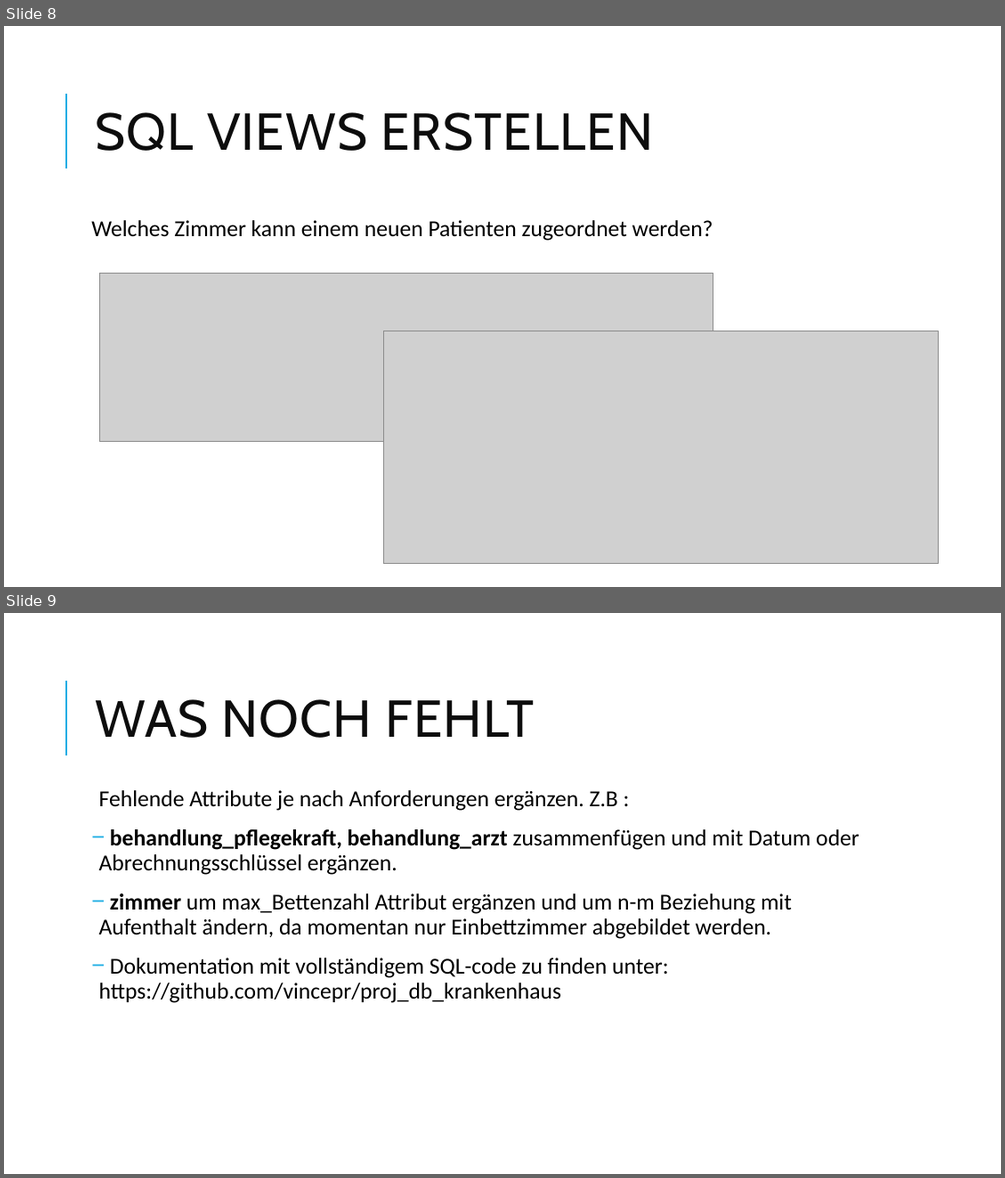
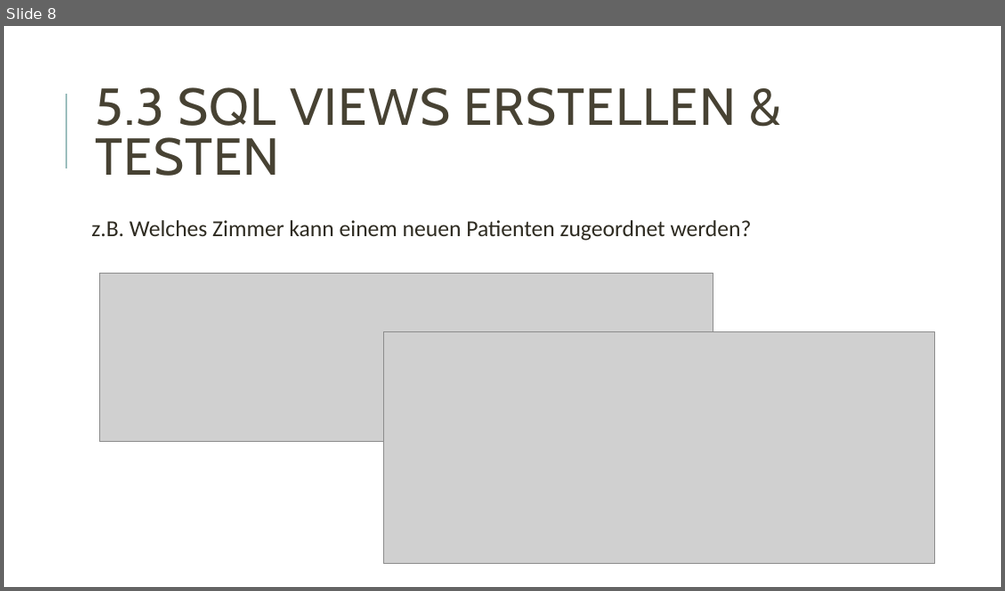
Before and after one commit to vincepr/proj_db_krankenhaus, a slide deck: Datenbank_Krankenhaus.pptx. Shown one above the other, each under a label of ours: slides 8 and 9 before the commit, slide 8 after it. The pictures are 1005x1178 and 1005x591 pixels, drawn with LibreOffice and Linux fonts; fonts in the diff are those of the drawing; grey boxes stand for pictures. Boxes give left, top, right and bottom in pixels: in the first picture for what was removed or moved away, otherwise in the second. Text is boxed around its words. In the diff, an @@ line names an element or a change of style, - is before the commit and + after.

```diff
--- a/Datenbank_Krankenhaus.pptx
+++ b/Datenbank_Krankenhaus.pptx
@@ slide 9 removed at [4, 613, 1001, 1174], background #FFFFFF; not listed: 1 template element that a slide beside it also shows @@
@@ title removed at [95, 699, 534, 738] @@
-WAS NOCH FEHLT
@@ text removed at [99, 790, 859, 1003] @@
-  Fehlende Attribute je nach Anforderungen ergänzen. Z.B :
-− behandlung_pflegekraft, behandlung_arzt zusammenfügen und mit Datum oder Abrechnungsschlüssel ergänzen.
-− zimmer um max_Bettenzahl Attribut ergänzen und um n-m Beziehung mit Aufenthalt ändern, da momentan nur Einbettzimmer abgebildet werden.
-− Dokumentation mit vollständigem SQL-code zu finden unter:
-  https://github.com/vincepr/proj_db_krankenhaus
@@ slide 8 changed as well @@
@@ line (66, 168) - (66, 94): stroke #1CADE4 1.5 pt to #9CBEBD 1.5 pt @@
@@ title at [95, 87, 736, 176]: text changed; text colour #0D0D0D to #474233 @@
-SQL VIEWS ERSTELLEN
+5.3 SQL VIEWS ERSTELLEN & TESTEN
@@ text at [91, 220, 752, 240]: text changed; text colour #000000 to #2E2B21 @@
-Welches Zimmer kann einem neuen Patienten zugeordnet werden?
+z.B. Welches Zimmer kann einem neuen Patienten zugeordnet werden?
@@ picture removed at [383, 330, 938, 563] @@
```
Also in this commit, not shown: 7 other slides changed, 1 slide added.
